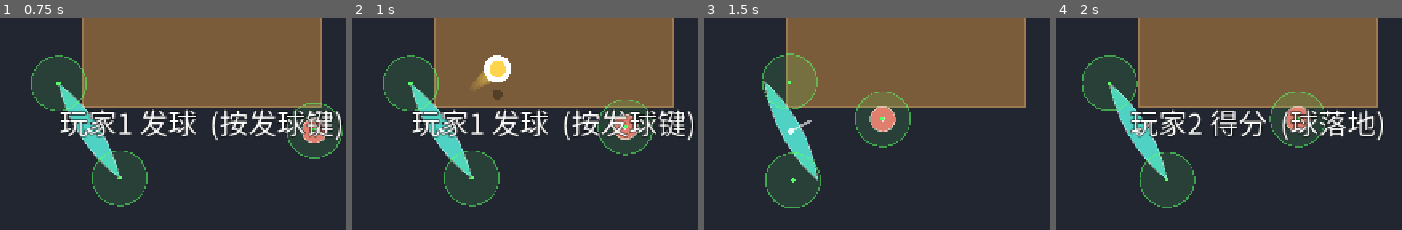
Above: before the commit, frames 1-4 (left to right).
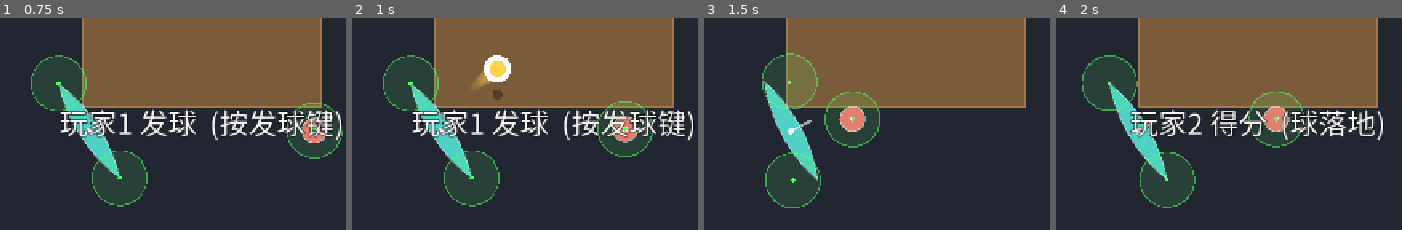
Above: after the commit, the same moments.

Repository: shuperidou/BMA-Arena
Game: Godot game, scene res://scenes/Main.tscn
Two runs of this game, one before a commit and one after it. Both use one fixed random seed, a clock stepped at 60 frames per second and the inputs below.
Inputs (mouse positions are % of the whole screen's width and height, from its top left):
- Up to frame 1 (0.75 s): tap Enter at 0.5 s; move the mouse to (82, 46) at 0.52 s; hold D from 0.53 s (still down); tap 2 at 0.6 s; click (82, 46) at 0.67 s
- Up to frame 2 (1 s): keep holding D; tap Space at 0.77 s
- Up to frame 3 (1.5 s): release D at 1.25 s; drag from (34, 57) to (51, 72) at 1.27 s
- Up to frame 4 (2 s): no input
The pictures show only the part of the screen within x 27-77%, y 23-73%; the shares and areas given below are measured in that part.

Frame 1 is identical in both runs. In frame 2, 0.7% of the frame differs, in the area x 70-87%, y 38-66%; in frame 3, 3.9%, in the area x 34-60%, y 34-62%; in frame 4, 2.5%.

Commit message:
feat(ai): pathfinding/anti-stuck - project catch target outside table, avoid rival, unstick; T7

Diff:
--- a/scripts/autoload/game_config.gd
+++ b/scripts/autoload/game_config.gd
@@ -237,6 +237,17 @@
 var ai_error_power_min: float = 0.4    ## 失误表现-太轻: 力度缩放
 var ai_error_power_max: float = 1.5    ## 失误表现-太重: 力度缩放
 
+## ---- AI 走位 / 防卡死 ----
+## 桌/墙是实体碰撞, 但球的可接点在桌正上方 -> 追击目标要投影到桌外(贴桌沿伸判定区够球),
+## 否则 AI 会直线怼进桌子卡死。
+var ai_hit_reach: float = 72.0          ## 判定区触球半径 (AI 用; 决定要贴多近)
+var ai_body_clearance: float = 26.0     ## 目标点必须离桌/边界这么多 (机身半径 + 余量)
+var ai_personal_space: float = 78.0     ## 与对手保持的"个人空间"; 太近就侧向绕开
+var ai_avoid_gain: float = 1.2          ## 绕对手的侧向权重
+var ai_stuck_velocity: float = 30.0     ## 想动却低于此速度视为"卡住"
+var ai_unstick_frames: int = 14         ## 连续卡住这么多帧 -> 触发脱困侧移
+var ai_unstick_gain: float = 1.6        ## 脱困侧移权重
+
 # ============================================================
 #  I. 阻挡判定 (全部临时阈值) [TEMP]
 # ============================================================
--- a/scripts/player/player_controller.gd
+++ b/scripts/player/player_controller.gd
@@ -18,6 +18,7 @@
 var ai_enabled: bool = false        ## 由 AI 驱动 (移动/击球/发球); 用于 "AI vs AI" 观察
 var omniscient: bool = false        ## 万能模式: 接到球必落桌
 var debug_last_error: String = ""   ## 最近一次 AI 失误表现 (Debug 用)
+var _ai_stuck_frames: int = 0       ## AI 连续"想动却动不了"的帧数 (脱困用)
 
 var hit_points: Array[HitPoint] = []
 ## 击球区在角色局部坐标系中的位移 (2D)。
@@ -88,6 +89,7 @@
 	if ai_enabled:
 		for hp in hit_points:
 			hp.position = Vector2.ZERO
+			hp.reach = GameConfig.ai_hit_reach
 	else:
 		_update_controls(state, step)
 
@@ -179,10 +181,36 @@
 ## 期望的世界移动方向 (默认来自输入; ai_enabled 时由 AI 决定)。
 func _desired_move_dir(state: PhysicsDirectBodyState2D) -> Vector2:
 	if ai_enabled:
-		var target: Vector2 = _target_point()
-		var d: Vector2 = target - state.transform.origin
-		return d.normalized() if d.length() > 6.0 else Vector2.ZERO
+		return _ai_move_dir(state)
 	return input_scheme.move_vector() if input_scheme != null else Vector2.ZERO
+
+## AI 走位: 趋目标 + 躲对手碰撞箱 + 卡住脱困。
+func _ai_move_dir(state: PhysicsDirectBodyState2D) -> Vector2:
+	var from: Vector2 = state.transform.origin
+	var to: Vector2 = _target_point() - from
+	if to.length() < 6.0:
+		_ai_stuck_frames = 0
+		return Vector2.ZERO
+	var dir: Vector2 = to.normalized()
+	# 躲对手: 靠太近且方向朝它 -> 加侧向分量绕开
+	if rival != null:
+		var to_r: Vector2 = rival.global_position - from
+		var rd: float = to_r.length()
+		if rd < GameConfig.ai_personal_space and rd > 0.1 \
+				and to_r.normalized().dot(dir) > 0.3:
+			var side: Vector2 = Vector2(-to_r.y, to_r.x).normalized()
+			if side.dot(to) < 0.0:
+				side = -side
+			dir = (dir + side * GameConfig.ai_avoid_gain).normalized()
+	# 卡住脱困: 想动却几乎动不了 -> 沿垂直方向蹭出去
+	if state.linear_velocity.length() < GameConfig.ai_stuck_velocity:
+		_ai_stuck_frames += 1
+	else:
+		_ai_stuck_frames = 0
+	if _ai_stuck_frames >= GameConfig.ai_unstick_frames:
+		var perp: Vector2 = Vector2(-to.y, to.x).normalized()
+		dir = (dir + perp * GameConfig.ai_unstick_gain).normalized()
+	return dir
 
 ## 击球计算 (默认走 HitSystem; ai_enabled 时走智能击球)。
 func compute_hit(hit_point: HitPoint, b: Ball) -> Dictionary:
@@ -233,11 +261,34 @@
 	# 自己刚打完这球 -> 切"防阻挡模式": 绕开对手的接球走廊, 避免被判阻挡
 	if ball.last_hitter == self:
 		return _anti_block_target()
-	# 否则我是接球方 -> 追可接住点
+	# 否则我是接球方 -> 追可接住点 (投影到可达区域, 见 _clamp_reachable)
 	var pred: Dictionary = ball.predict_catchable()
 	if pred.found:
-		return pred.point
-	return ball.global_position
+		return _clamp_reachable(pred.point)
+	return _clamp_reachable(ball.global_position)
+
+## 把目标点投影到"可达区域" (桌/边界之外)。球可接点在桌正上方而玩家进不去桌子,
+## 所以 AI 贴桌沿站, 用判定半径伸过去够球 —— 避免直线怼桌卡死。
+func _clamp_reachable(p: Vector2) -> Vector2:
+	var clr: float = GameConfig.ai_body_clearance
+	var ar: Rect2 = GameConfig.arena_rect().grow(-clr)
+	var q := Vector2(clampf(p.x, ar.position.x, ar.end.x), clampf(p.y, ar.position.y, ar.end.y))
+	var tr: Rect2 = GameConfig.table_rect().grow(clr)
+	if tr.has_point(q):
+		var d_l: float = q.x - tr.position.x
+		var d_r: float = tr.end.x - q.x
+		var d_t: float = q.y - tr.position.y
+		var d_b: float = tr.end.y - q.y
+		var mn: float = minf(minf(d_l, d_r), minf(d_t, d_b))
+		if mn == d_b:
+			q.y = tr.end.y
+		elif mn == d_t:
+			q.y = tr.position.y
+		elif mn == d_l:
+			q.x = tr.position.x
+		else:
+			q.x = tr.end.x
+	return q
 
 ## 防阻挡：绕到"对手 -> 预计接球点"这条走廊的侧面去。
 func _anti_block_target() -> Vector2:
--- a/scripts/tools/control_test.gd
+++ b/scripts/tools/control_test.gd
@@ -172,6 +172,12 @@
 	GameConfig.player_shape_index = 0
 	p1.rebuild_shape()
 
+	# T7: AI 追击目标点会投影到"可达区域" (桌/边界外), 避免怼桌卡死
+	var inside: Vector2 = GameConfig.table_center
+	var out: Vector2 = p1._clamp_reachable(inside)
+	_check("T7 目标点被推出桌外", not GameConfig.table_rect().grow(GameConfig.ai_body_clearance).has_point(out),
+		"in=%s out=%s" % [str(inside.round()), str(out.round())])
+
 func _same_pts(a: PackedVector2Array, b: PackedVector2Array) -> bool:
 	if a.size() != b.size():
 		return false
